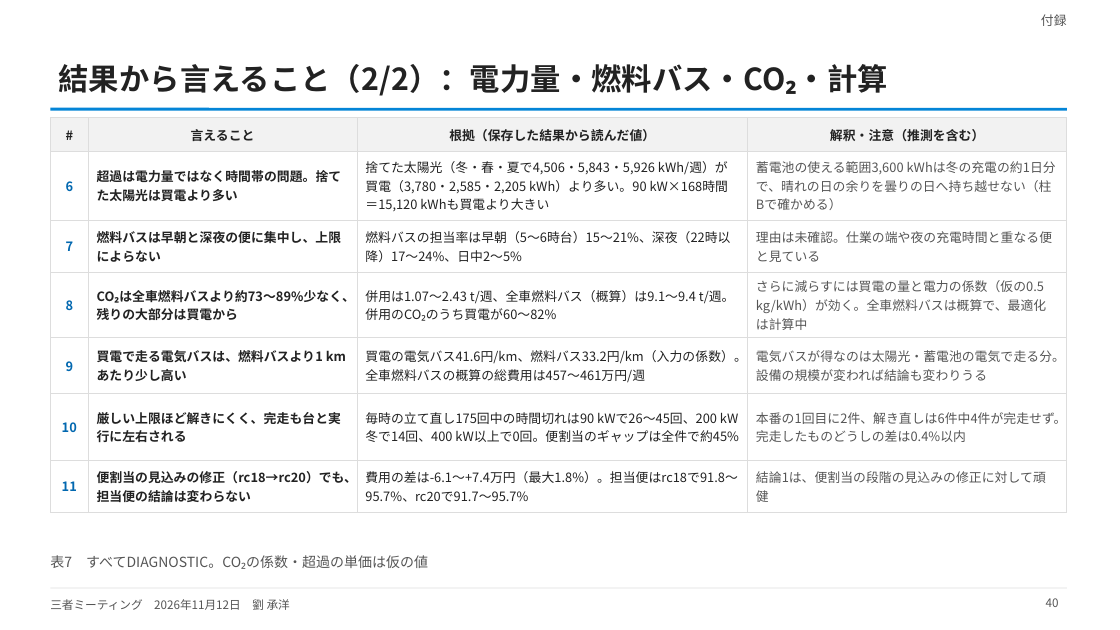
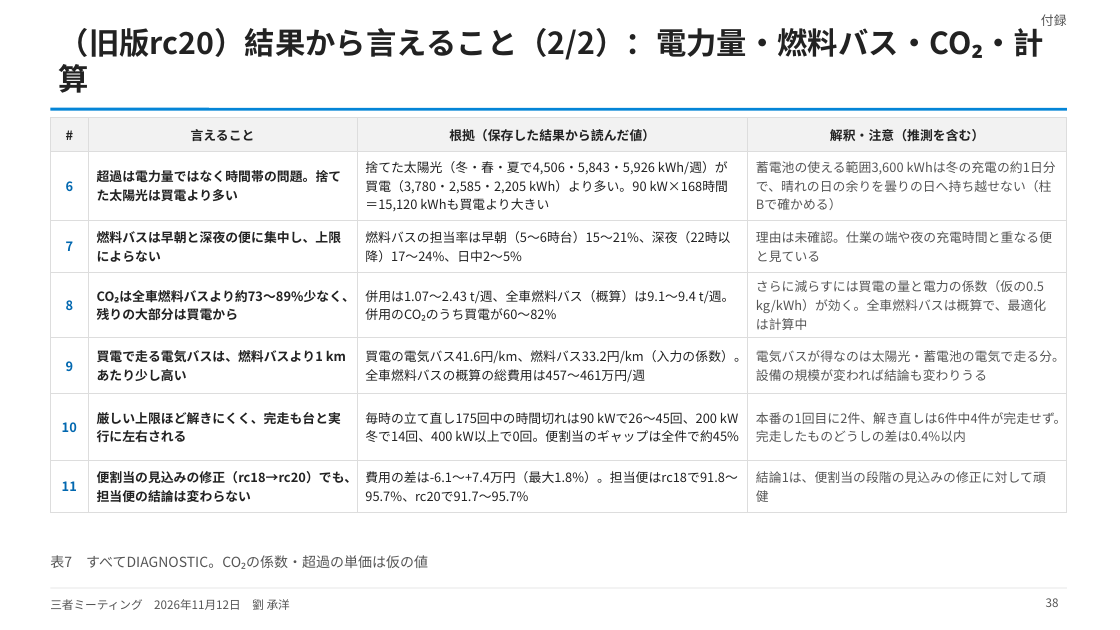
Before and after one commit to CYLIU2003/master-course, a slide deck: slide 38 of outcome/2026-11-12_three_party/three_party_20261112.pptx (slide 40 before the commit). Drawn at 1120x630 pixels with LibreOffice and Linux fonts; fonts in the diff are those of the drawing. Boxes give left, top, right and bottom in pixels: in the first picture for what was removed or moved away, otherwise in the second. Text is boxed around its words. In the diff, an @@ line names an element or a change of style, - is before the commit and + after.

```diff
--- a/outcome/2026-11-12_three_party/three_party_20261112.pptx
+++ b/outcome/2026-11-12_three_party/three_party_20261112.pptx
@@ title at bbox=[59, 23, 1044, 93]: text changed @@
-結果から言えること（2/2）：電力量・燃料バス・CO₂・計算
+（旧版rc20）結果から言えること（2/2）：電力量・燃料バス・CO₂・計算
@@ page number at bbox=[1046, 598, 1059, 607]: text changed @@
-40
+38
```
Also in this commit, not shown: 20 other slides changed, 1 slide added, 6 other files.
